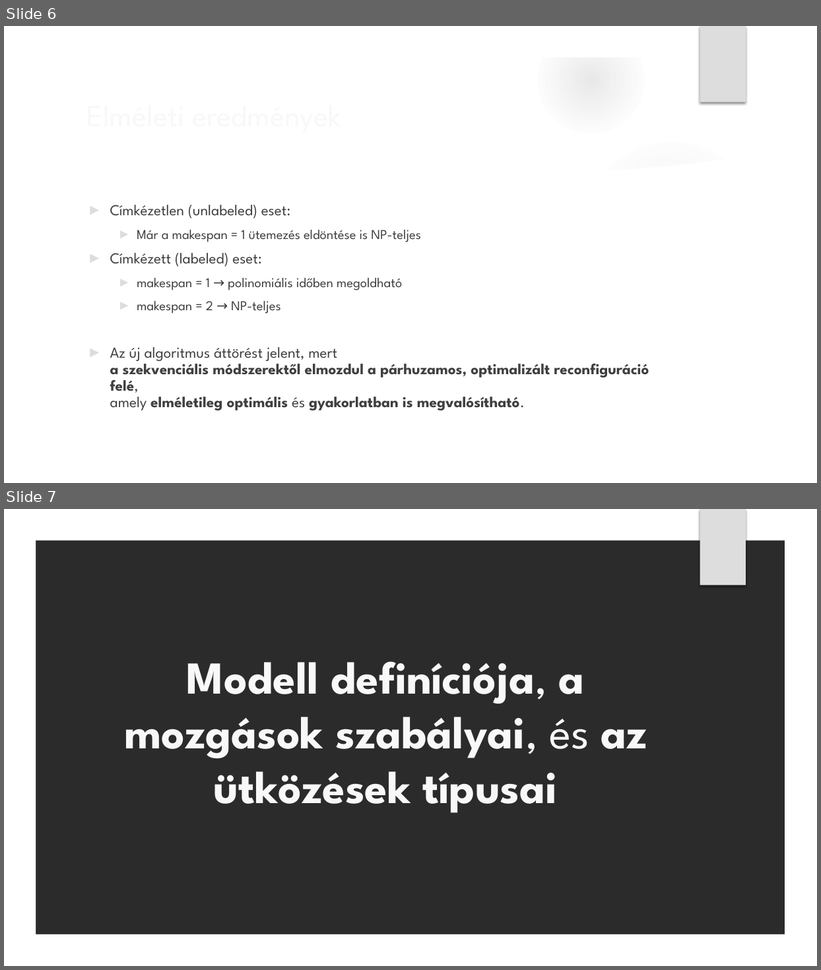
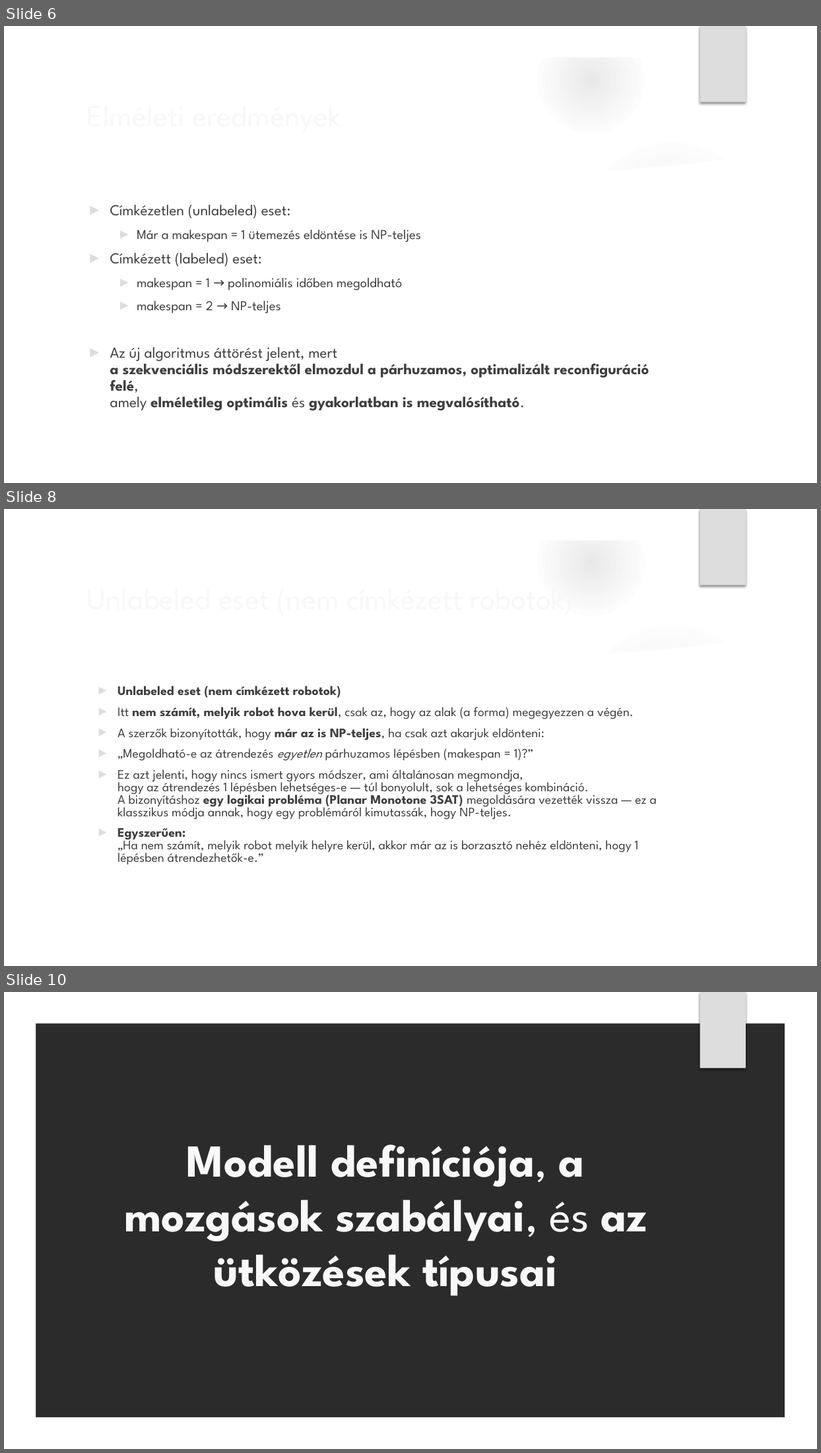
Before and after one commit to xlykoi/Szamitogepes-halozatok, a slide deck: Sliding Squares in Parallel.pptx. Shown one above the other, each under a label of ours: slides 6 and 7 before the commit, slides 6, 8 and 10 after it; the slides between them are not shown. The pictures are 821x970 and 821x1453 pixels, drawn with LibreOffice and Linux fonts; fonts in the diff are those of the drawing; background and template pictures are left out; a plain dark background stands for a picture behind light text. Boxes give left, top, right and bottom in pixels: in the first picture for what was removed or moved away, otherwise in the second. Text is boxed around its words. In the diff, an @@ line names an element or a change of style, - is before the commit and + after.

Commit message:
modify ppt

```diff
--- a/Sliding Squares in Parallel.pptx
+++ b/Sliding Squares in Parallel.pptx
@@ slide 8 added at (4,509,817,966), background picture (left out); not listed: 9 template elements that a slide beside it also shows @@
@@ title added at (118,686,341,698), 36 pt, text #F8F8F8 @@
+Unlabeled eset (nem címkézett robotok)
@@ text added at (118,707,657,865), 15.3 pt, text #3F3F3F @@
+► Unlabeled eset (nem címkézett robotok)
+► Itt nem számít, melyik robot hova kerül, csak az, hogy az alak (a forma) megegyezzen a végén.
+► A szerzők bizonyították, hogy már az is NP-teljes, ha csak azt akarjuk eldönteni:
+► „Megoldható-e az átrendezés egyetlen párhuzamos lépésben (makespan = 1)?”
+► Ez azt jelenti, hogy nincs ismert gyors módszer, ami általánosan megmondja,
+  hogy az átrendezés 1 lépésben lehetséges-e — túl bonyolult, sok a lehetséges kombináció.
+  A bizonyításhoz egy logikai probléma (Planar Monotone 3SAT) megoldására vezették vissza — ez a klasszikus módja annak, hogy egy problémáról kimutassák, hogy NP-teljes.
+► Egyszerűen:
+  „Ha nem számít, melyik robot melyik helyre kerül, akkor már az is borzasztó nehéz eldönteni, hogy 1 lépésben átrendezhetők-e.”
@@ what was slide 7 is now slide 10 @@
```
Also in this commit, not shown: 4 other slides added.
